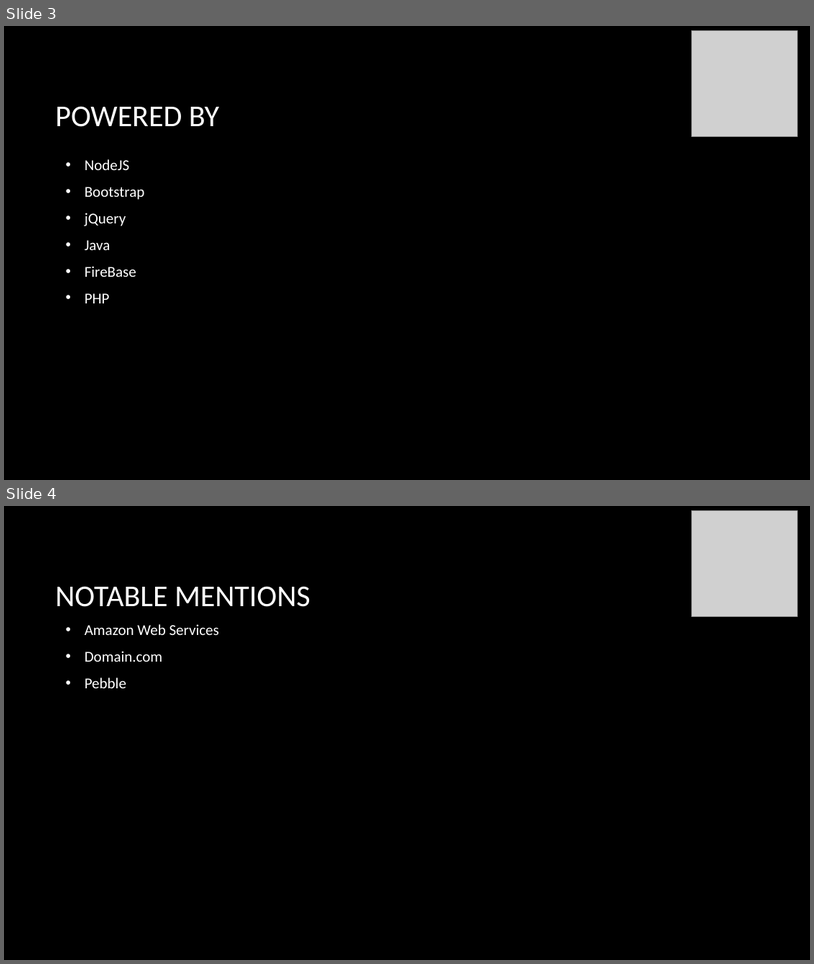
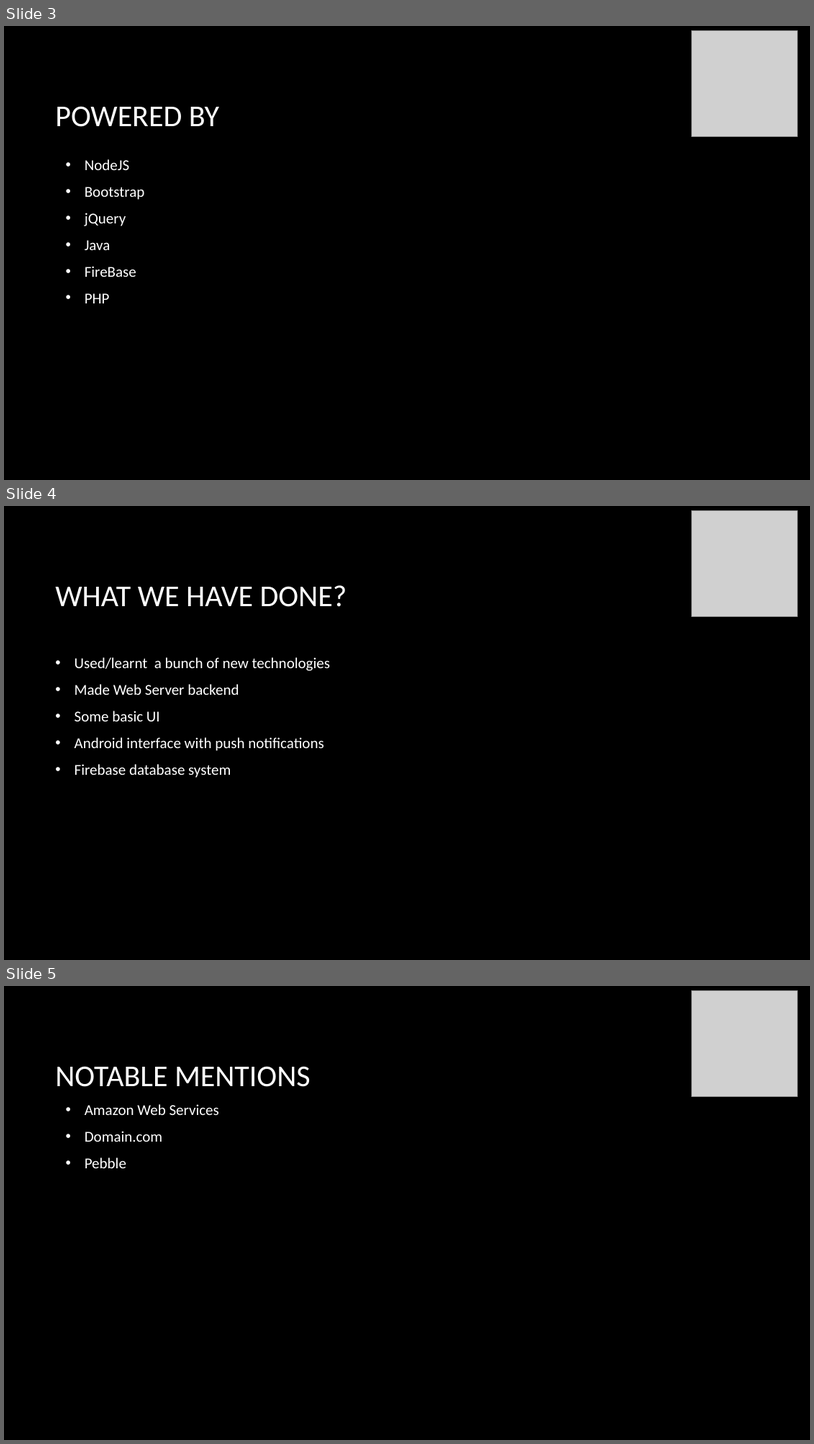
Before and after one commit to foivz/RSC2016-EvilGeniuses, a slide deck: Quisar.pptx. Shown one above the other, each under a label of ours: slides 3 and 4 before the commit, slides 3, 4 and 5 after it. The pictures are 814x964 and 814x1444 pixels, drawn with LibreOffice and Linux fonts; fonts in the diff are those of the drawing; grey boxes stand for pictures; background and template pictures are left out. Boxes give left, top, right and bottom in pixels: in the first picture for what was removed or moved away, otherwise in the second. Text is boxed around its words. In the diff, an @@ line names an element or a change of style, - is before the commit and + after.

```diff
--- a/Quisar.pptx
+++ b/Quisar.pptx
@@ slide 4 added at [4, 506, 810, 960], background picture (left out) @@
@@ picture added at [692, 510, 798, 616] @@
@@ title added at [55, 585, 347, 607], 36 pt, text #FFFFFF @@
+WHAT WE HAVE DONE?
@@ text added at [75, 657, 330, 777], 18 pt, text #FFFFFF @@
+• Used/learnt a bunch of new technologies
+• Made Web Server backend
+• Some basic UI
+• Android interface with push notifications
+• Firebase database system
@@ what was slide 4 is now slide 5 @@
```
Also in this commit, not shown: 1 slide changed.
